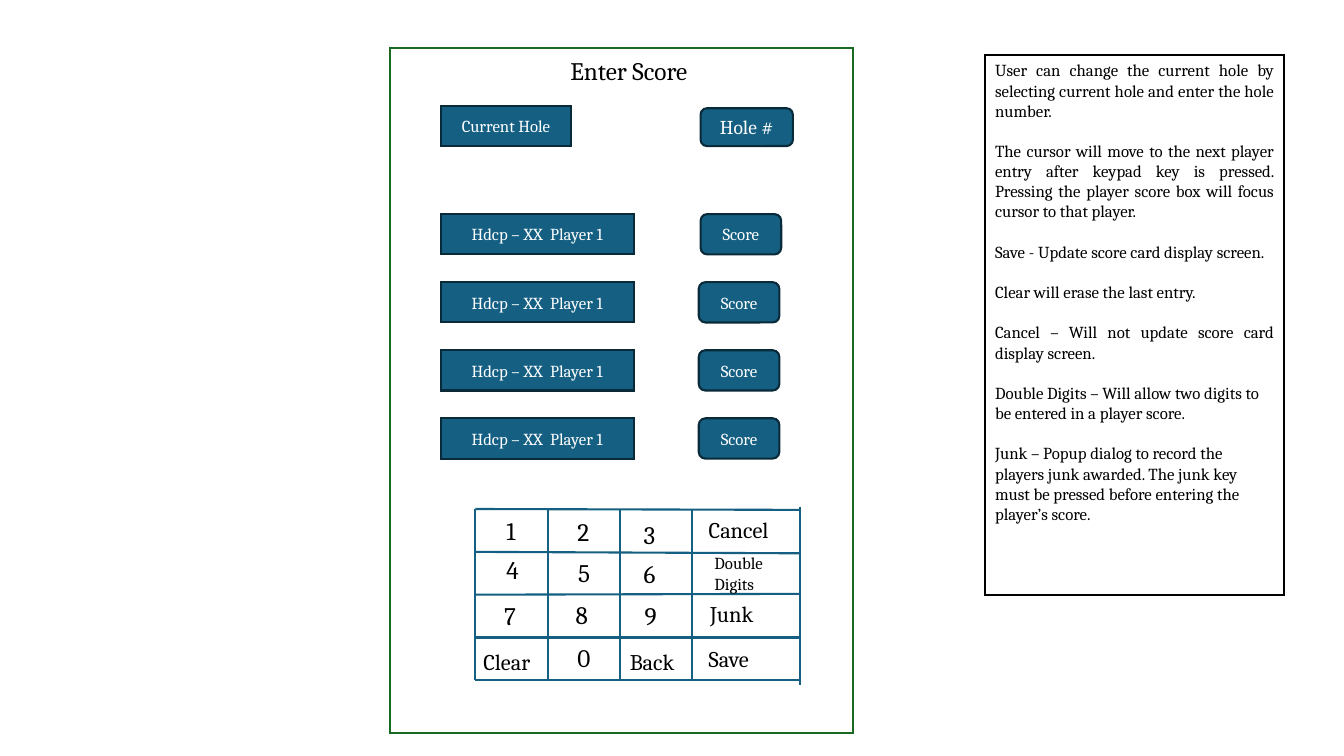
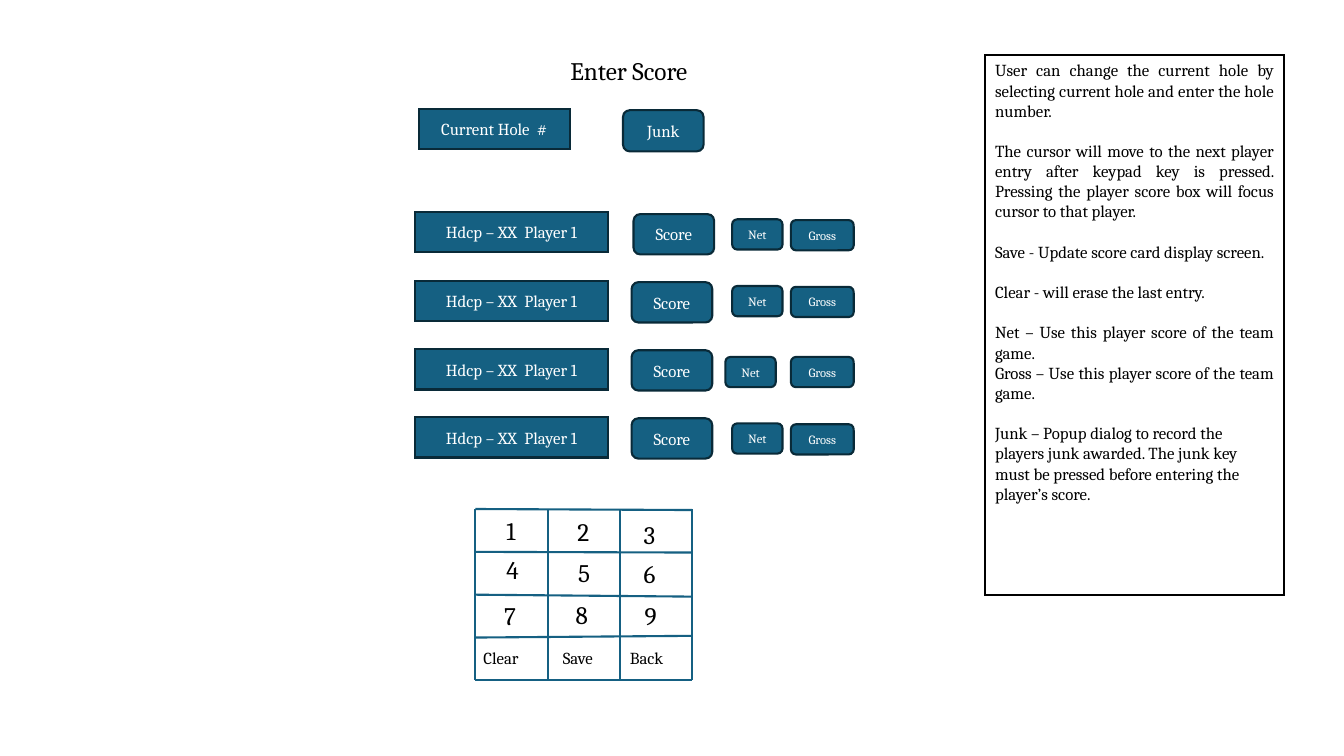
Before and after one commit to RugbyGuy01/TeamScoreRev4, a slide deck: slide 10 of Documentation/TeamScoreLayout.pptx. Drawn at 1344x756 pixels with LibreOffice and Linux fonts; fonts in the diff are those of the drawing. Boxes give left, top, right and bottom in pixels: in the first picture for what was removed or moved away, otherwise in the second. Text is boxed around its words. In the diff, an @@ line names an element or a change of style, - is before the commit and + after.

Commit message:
April 2, 2024 Score Card Handicap finished Need to add enter score dialog

```diff
--- a/Documentation/TeamScoreLayout.pptx
+++ b/Documentation/TeamScoreLayout.pptx
@@ rectangle removed at <box>390,48,854,734</box> @@
@@ rectangle "Current Hole #": place and size @@
-rectangle "Current Hole #" at <box>441,106,571,146</box>
+rectangle "Current Hole #" at <box>419,109,570,149</box>
@@ rounded rectangle "Junk": place and size @@
-rounded rectangle "Junk" at <box>710,606,753,627</box>
+rounded rectangle "Junk" at <box>623,110,704,151</box>
@@ rounded rectangle "Junk" at <box>623,110,704,151</box>: size 16 to 12 pt, text colour #000000 to #FFFFFF; alignment left to centre; vertical alignment top to middle; fill none to #156082; outline none to #092A39 1.5 pt @@
@@ rounded rectangle removed at <box>701,108,793,146</box> @@
-Hole #
@@ text in rectangle at <box>441,123,530,135</box>: text changed @@
-Current Hole
+Current Hole #
@@ 4 rectangles: place and size @@
-4 rectangles at <box>441,214,633,459</box>
+4 rectangles at <box>415,212,608,458</box>
@@ rounded rectangle added at <box>732,220,782,250</box>, fill #156082, outline #092A39 1.5 pt, 9 pt, text #FFFFFF @@
+Net
@@ rounded rectangle added at <box>791,220,854,250</box>, fill #156082, outline #092A39 1.5 pt, 9 pt, text #FFFFFF @@
+Gross
@@ rounded rectangle added at <box>732,286,782,317</box>, fill #156082, outline #092A39 1.5 pt, 9 pt, text #FFFFFF @@
+Net
@@ rounded rectangle added at <box>791,287,854,318</box>, fill #156082, outline #092A39 1.5 pt, 9 pt, text #FFFFFF @@
+Gross
@@ text in rectangle at <box>995,286,1274,403</box>: text changed @@
-Clear will erase the last entry.
-Cancel – Will not update score card display screen.
-Double Digits – Will allow two digits to be entered in a player score.
+Clear - will erase the last entry.
+Net – Use this player score of the team game.
+Gross – Use this player score of the team game.
@@ rounded rectangle added at <box>726,357,776,387</box>, fill #156082, outline #092A39 1.5 pt, 9 pt, text #FFFFFF @@
+Net
@@ rounded rectangle added at <box>791,357,854,387</box>, fill #156082, outline #092A39 1.5 pt, 9 pt, text #FFFFFF @@
+Gross
@@ 4 rounded rectangles: place and size @@
-4 rounded rectangles at <box>699,214,781,459</box>
+4 rounded rectangles at <box>632,214,715,459</box>
@@ rounded rectangle added at <box>732,423,782,454</box>, fill #156082, outline #092A39 1.5 pt, 9 pt, text #FFFFFF @@
+Net
@@ rounded rectangle added at <box>791,424,854,455</box>, fill #156082, outline #092A39 1.5 pt, 9 pt, text #FFFFFF @@
+Gross
@@ line moved from (476, 509) - (800, 510) to (476, 509) - (693, 510) @@
@@ line removed from (801, 507) to (801, 685) @@
@@ text removed at <box>709,522,769,538</box> @@
-Cancel
@@ line moved from (476, 552) - (800, 554) to (476, 552) - (693, 553) @@
@@ text removed at <box>714,557,762,594</box> @@
-Double
-Digits
@@ line moved from (476, 595) - (800, 594) to (476, 595) - (693, 597) @@
@@ line moved from (476, 637) - (801, 637) to (476, 637) - (693, 636) @@
@@ size 16 to 12 pt in 3 elements at <box>630,652,663,664</box>, <box>483,652,518,664</box>, <box>563,652,593,664</box> @@
@@ text "Save": place and size @@
-text "Save" at <box>709,652,749,667</box>
+text "Save" at <box>563,652,593,664</box>
@@ text removed at <box>577,650,590,667</box> @@
-0
@@ line moved from (476, 681) - (801, 681) to (476, 681) - (693, 681) @@
```
Also in this commit, not shown: 1 slide added, 13 other files.
